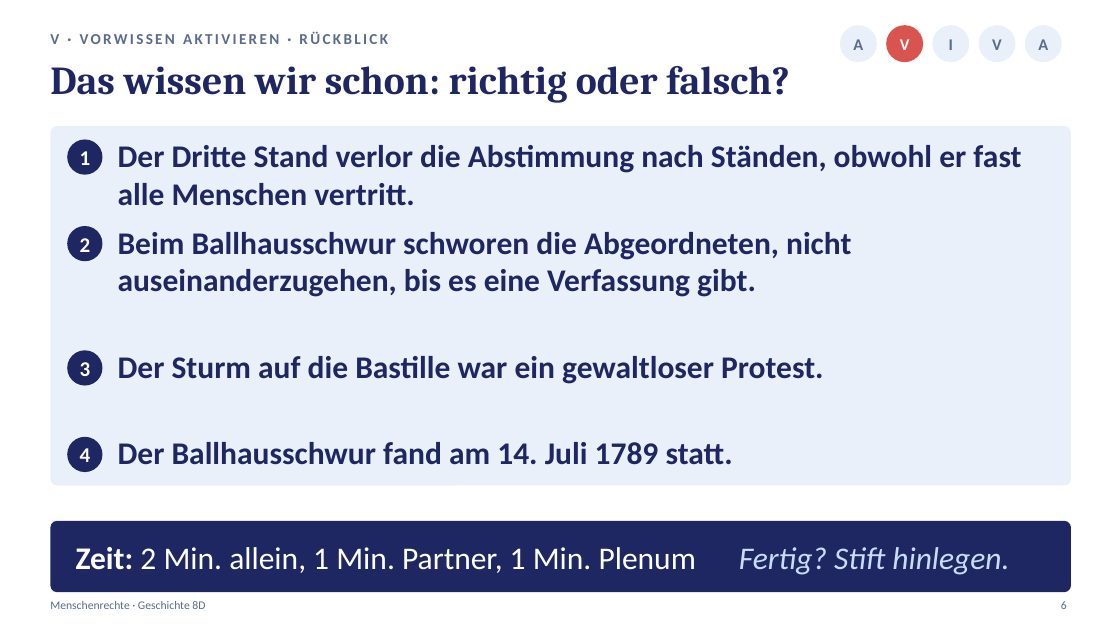
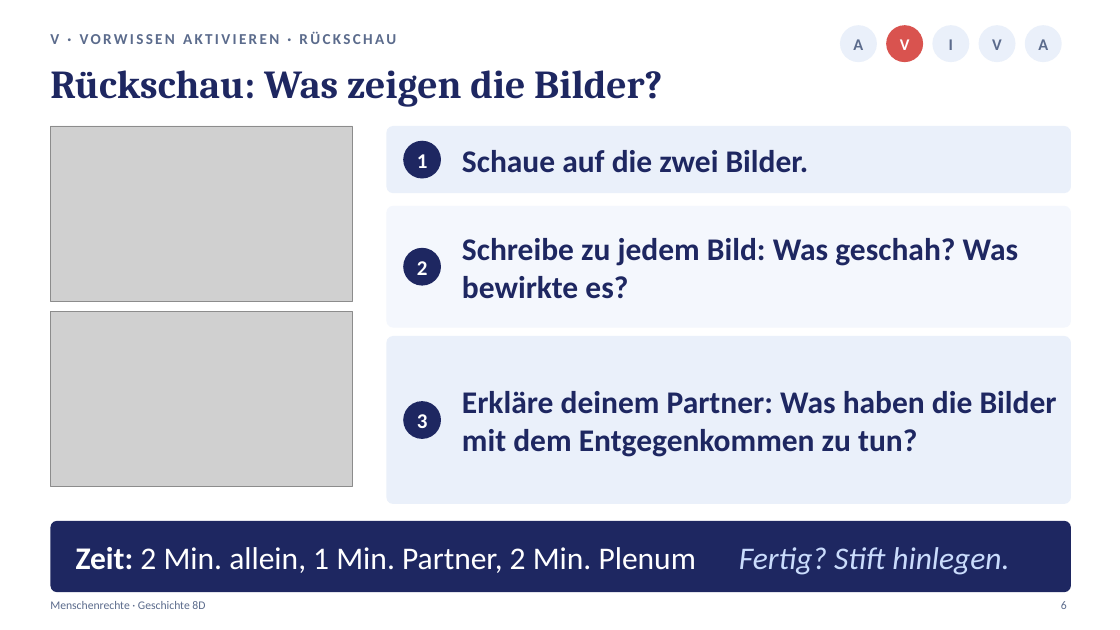
Before and after one commit to golzkonstantin-gif/Schule, a slide deck: slide 6 of Geschichte_8D/Stunde4_Menschenrechte/Praesentation_Stunde4_Menschenrechte_8D.pptx. Drawn at 1120x630 pixels with LibreOffice and Linux fonts; fonts in the diff are those of the drawing; grey boxes stand for pictures. Boxes give left, top, right and bottom in pixels: in the first picture for what was removed or moved away, otherwise in the second. Text is boxed around its words. In the diff, an @@ line names an element or a change of style, - is before the commit and + after.

```diff
--- a/Geschichte_8D/Stunde4_Menschenrechte/Praesentation_Stunde4_Menschenrechte_8D.pptx
+++ b/Geschichte_8D/Stunde4_Menschenrechte/Praesentation_Stunde4_Menschenrechte_8D.pptx
@@ text at [50, 31, 396, 44]: text changed @@
-V · VORWISSEN AKTIVIEREN · RÜCKBLICK
+V · VORWISSEN AKTIVIEREN · RÜCKSCHAU
@@ text removed at [50, 66, 789, 103] @@
-Das wissen wir schon: richtig oder falsch?
@@ text added at [50, 70, 662, 107], 34 pt, text #1E2761, bold @@
+Rückschau: Was zeigen die Bilder?
@@ picture added at [50, 126, 353, 301] @@
@@ text removed at [118, 145, 1021, 206] @@
-Der Dritte Stand verlor die Abstimmung nach Ständen, obwohl er fast alle Menschen vertritt.
@@ rounded rectangle added at [386, 126, 1071, 193], fill #EAF0FA @@
@@ text "1": place and size @@
-text "1" at [80, 151, 91, 165]
+text "1" at [417, 154, 428, 168]
@@ ellipse: place and size @@
-ellipse at [67, 139, 103, 175]
+ellipse at [403, 141, 441, 179]
@@ text added at [462, 150, 809, 173], 27 pt, text #1E2761, bold @@
+Schaue auf die zwei Bilder.
@@ rounded rectangle added at [386, 206, 1071, 328], fill #F4F7FD @@
@@ text removed at [118, 232, 851, 297] @@
-Beim Ballhausschwur schworen die Abgeordneten, nicht auseinanderzugehen, bis es eine Verfassung gibt.
@@ text added at [462, 238, 1018, 299], 27 pt, text #1E2761, bold @@
+Schreibe zu jedem Bild: Was geschah? Was bewirkte es?
@@ text "2": place and size @@
-text "2" at [80, 238, 91, 252]
+text "2" at [417, 261, 428, 275]
@@ ellipse: place and size @@
-ellipse at [67, 226, 103, 261]
+ellipse at [403, 248, 441, 286]
@@ picture added at [50, 311, 353, 486] @@
@@ text removed at [118, 356, 823, 384] @@
-Der Sturm auf die Bastille war ein gewaltloser Protest.
@@ rounded rectangle: place and size @@
-rounded rectangle at [50, 126, 1071, 486]
+rounded rectangle at [386, 336, 1071, 504]
@@ rounded rectangle at [386, 336, 1071, 504]: proportions changed @@
@@ text "3": place and size @@
-text "3" at [80, 362, 91, 376]
+text "3" at [417, 414, 428, 428]
@@ ellipse: place and size @@
-ellipse at [67, 350, 103, 386]
+ellipse at [403, 402, 441, 439]
@@ text added at [462, 391, 1057, 457], 27 pt, text #1E2761, bold @@
+Erkläre deinem Partner: Was haben die Bilder mit dem Entgegenkommen zu tun?
@@ ellipse removed at [67, 437, 103, 472] @@
@@ text removed at [80, 448, 91, 462] @@
-4
@@ text removed at [118, 442, 733, 465] @@
-Der Ballhausschwur fand am 14. Juli 1789 statt.
@@ text at [76, 547, 1009, 575]: text changed @@
-Zeit: 2 Min. allein, 1 Min. Partner, 1 Min. Plenum Fertig? Stift hinlegen.
+Zeit: 2 Min. allein, 1 Min. Partner, 2 Min. Plenum Fertig? Stift hinlegen.
```
Also in this commit, not shown: 4 other slides changed, 8 other files.
